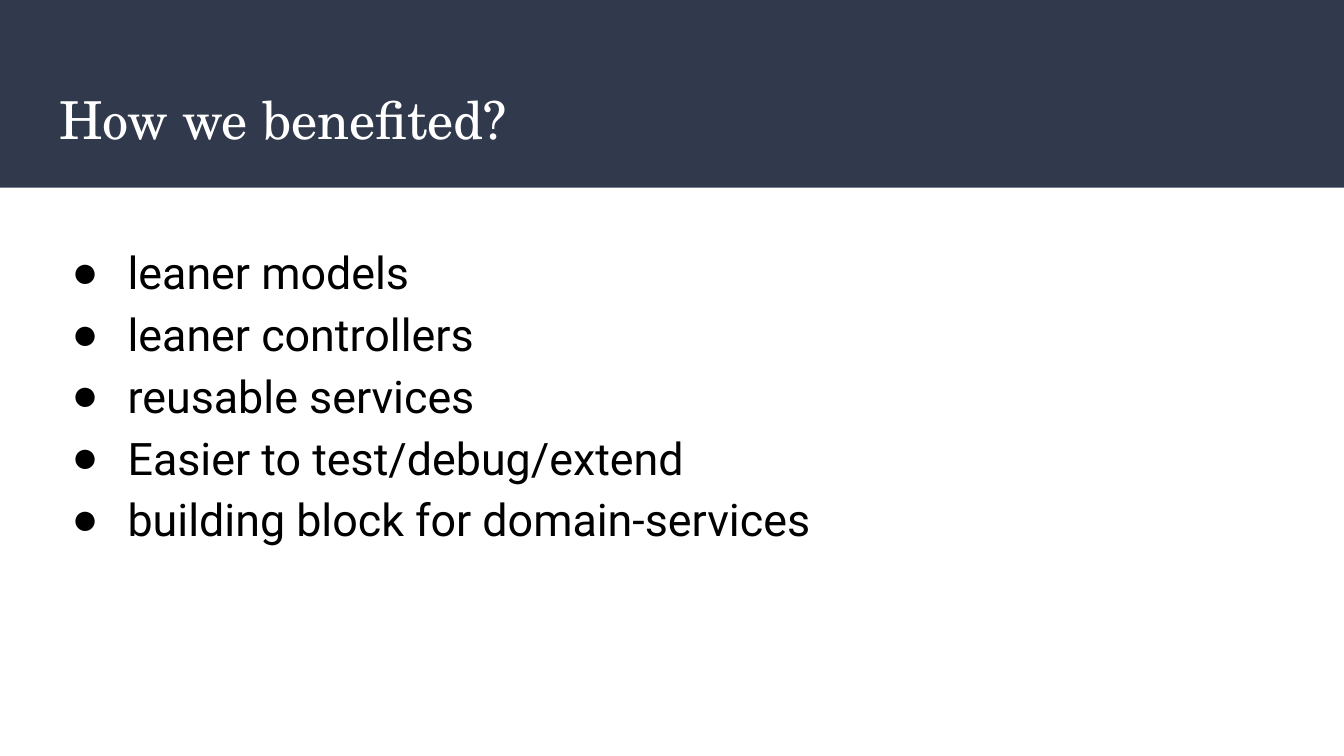
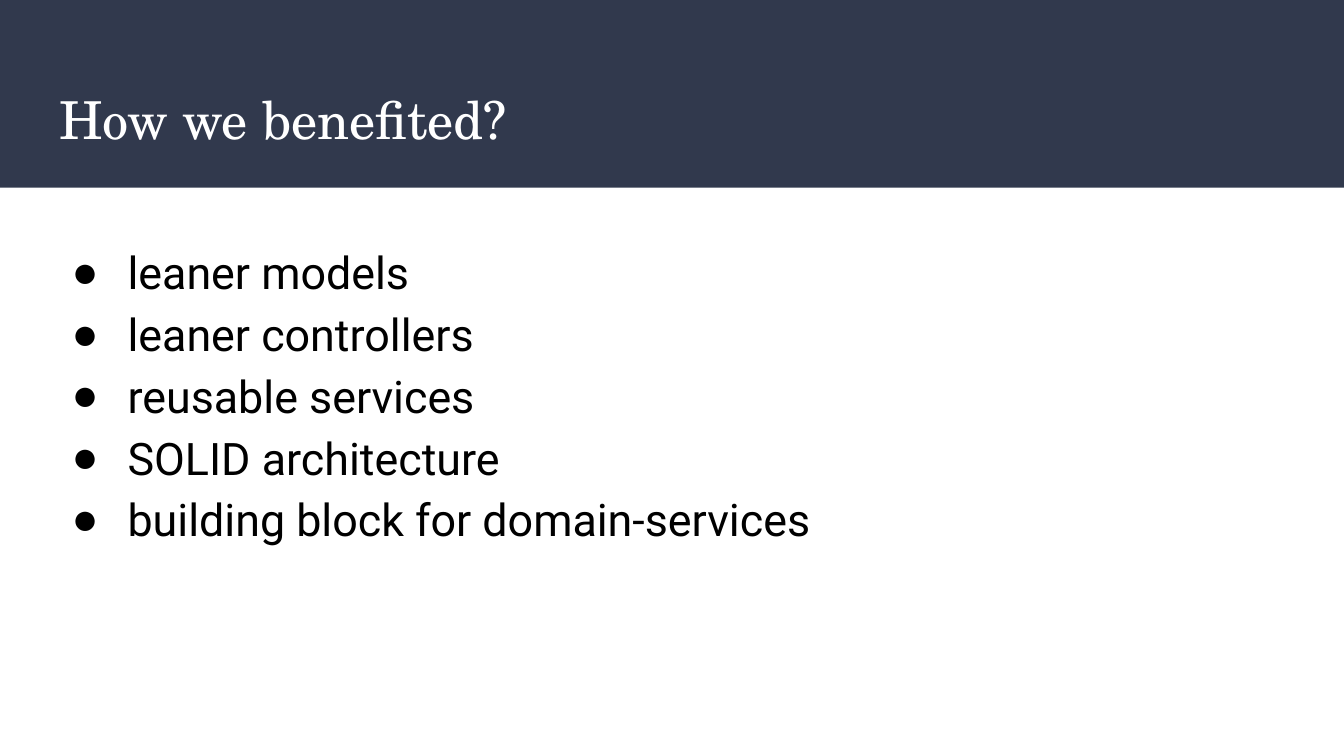
Before and after one commit to timgluz/dryrb_talk, a slide deck: slide 27 of slides/Drygems_in_action.pptx. Drawn at 1344x756 pixels with LibreOffice and Linux fonts; fonts in the diff are those of the drawing. Boxes give left, top, right and bottom in pixels: in the first picture for what was removed or moved away, otherwise in the second. Text is boxed around its words. In the diff, an @@ line names an element or a change of style, - is before the commit and + after.

```diff
--- a/slides/Drygems_in_action.pptx
+++ b/slides/Drygems_in_action.pptx
@@ text at <box>128,441,500,476</box>: text changed @@
-● Easier to test/debug/extend
+● SOLID architecture
```
Also in this commit, not shown: 2 other slides changed, 3 other files.
